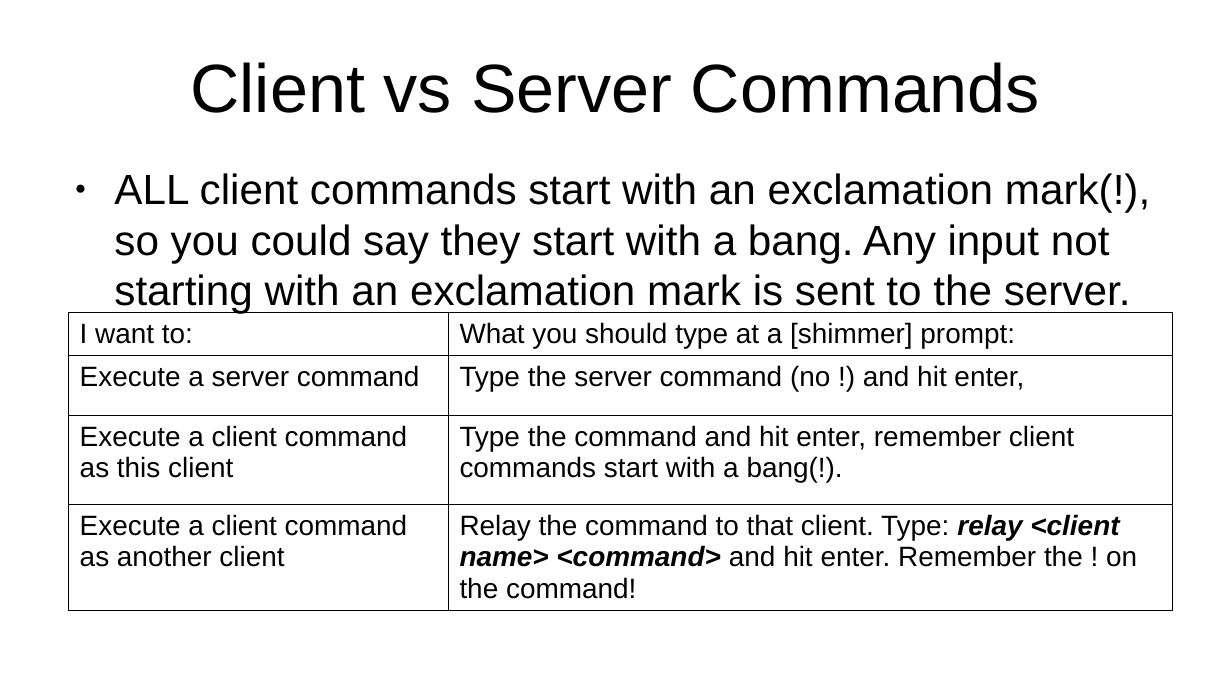
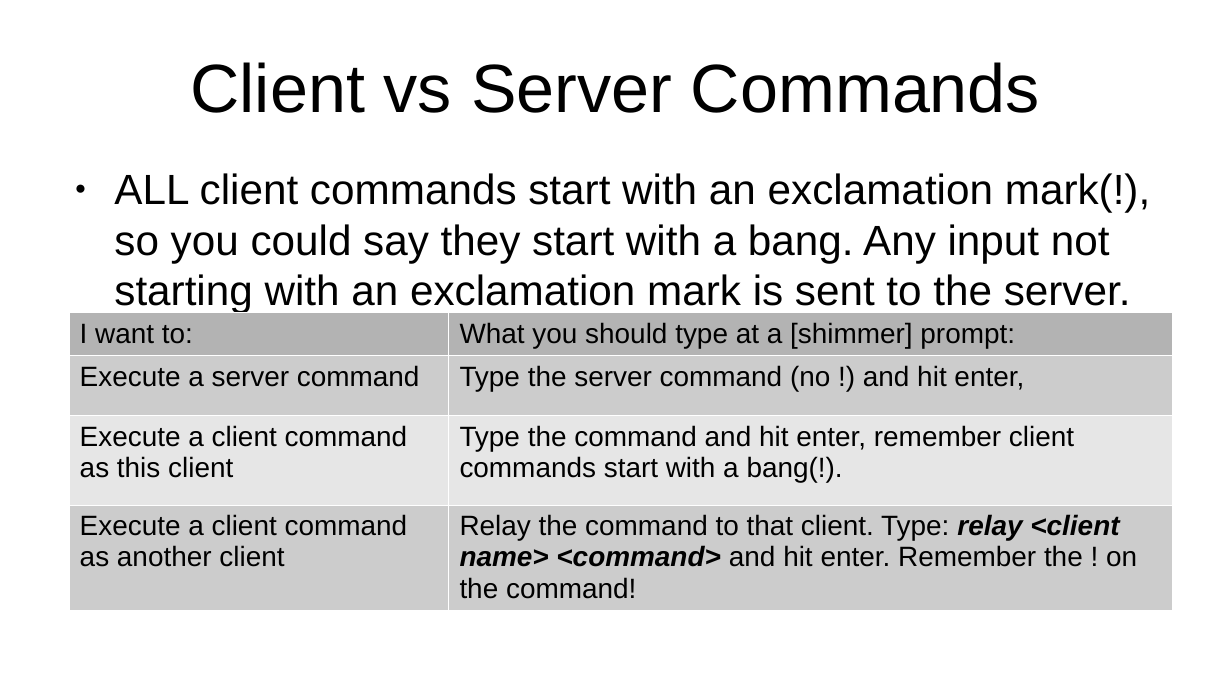
Before and after one commit to seventeenmagpie/skope-mrshim, a slide deck: slide 31 of shimmer/docs/user_guide_with_images.odp. Drawn at 1232x693 pixels with LibreOffice and Linux fonts; fonts in the diff are those of the drawing. Boxes give left, top, right and bottom in pixels: in the first picture for what was removed or moved away, otherwise in the second. Text is boxed around its words. In the diff, an @@ line names an element or a change of style, - is before the commit and + after.

```diff
--- a/shimmer/docs/user_guide_with_images.odp
+++ b/shimmer/docs/user_guide_with_images.odp
@@ table at <box>68,313,1173,610</box> @@
@@ fill none to #B3B3B3 in row 1 @@
@@ fill none to #CCCCCC in 4 cells @@
@@ fill none to #E6E6E6 in row 3 @@
@@ borders changed @@
```
Also in this commit, not shown: 12 other slides changed, 4 slides added, 19 other files.
